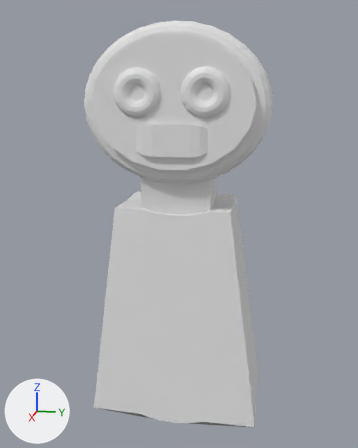
Renders of the FBX model Assets/Robot.fbx from each side of a commit.
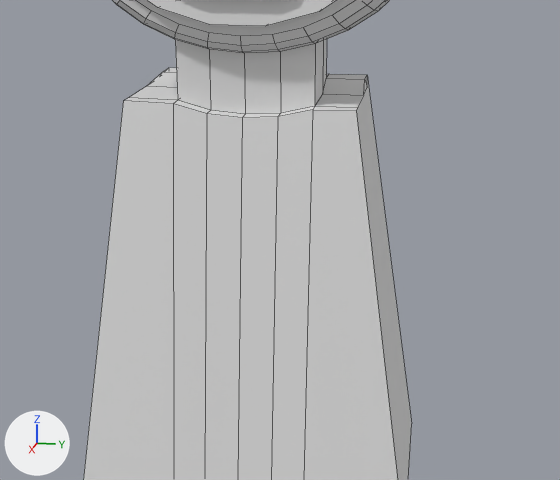
There are two pictures of each version: one whole from a camera (50 mm lens) standing at (6.57, 1.31, 5.18) and looking at (-0.23, -0.05, 3.47), one close up on the part from 15% to 93% of the width and 35% to 88% of the height. Arrows for +X, +Y and +Z are at lower left; the lights stay in place. The close-ups show mesh edges as thin lines. Where no turn or scale is listed for an object, it has been applied to the vertices.
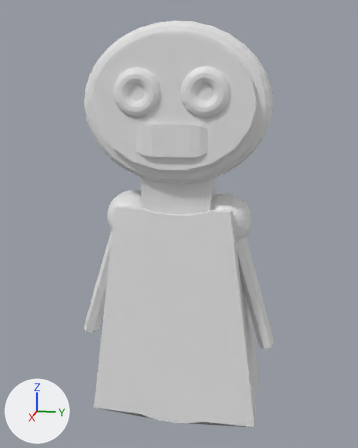
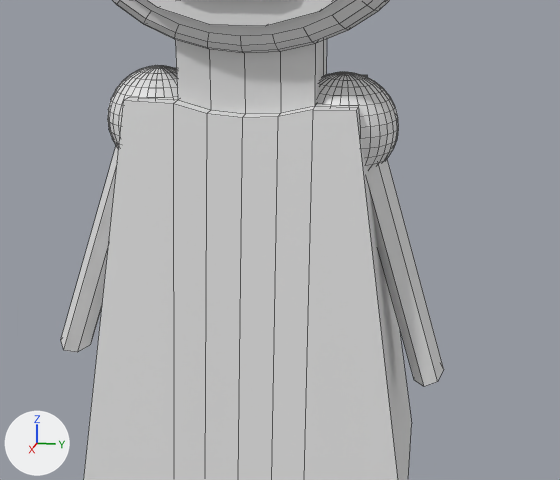
Where the change shows, as pixel boxes (x1, y1, x2, y2) in the close-ups (560 x 480 px):
'Cylinder.003', added
    after: (367, 160, 444, 386)
'Cylinder.002', added
    after: (61, 146, 118, 352)
'Sphere.001', added
    after: (317, 72, 398, 169)
'Sphere', added
    after: (108, 65, 177, 148)

Patch to the scene script:
```diff
--- a/Assets/Robot.fbx.py
+++ b/Assets/Robot.fbx.py
@@ me_sphere @@
+me_sphere.from_pydata(...)  # a UV sphere (32 segments, 16 rings, poles along z) spanning x -0.37..0.37, y -0.37..0.37, z -0.37..0.37
@@ me_cylinder_003 @@
+me_cylinder_003.from_pydata(...)  # 14 vertices, 9 faces; spans x -0.21..0.21, y -0.38..0.39, z -0.99..0.99
@@ me_cylinder_002 @@
+me_cylinder_002.from_pydata(...)  # 14 vertices, 9 faces; spans x -0.21..0.21, y -0.4..0.41, z -0.99..0.98
@@ ob_sphere @@
+ob_sphere = bpy.data.objects.new('Sphere', me_sphere)
+ob_sphere.location = (-0.094, -0.689, 3.594)
@@ ob_cylinder_003 @@
+ob_cylinder_003 = bpy.data.objects.new('Cylinder.003', me_cylinder_003)
+ob_cylinder_003.location = (-0.094, 0.983, 2.774)
@@ ob_sphere_001 @@
+ob_sphere_001 = bpy.data.objects.new('Sphere.001', me_sphere.copy())
+ob_sphere_001.location = (-0.094, 0.621, 3.594)
@@ ob_cylinder_002 @@
+ob_cylinder_002 = bpy.data.objects.new('Cylinder.002', me_cylinder_002)
+ob_cylinder_002.location = (-0.094, -1.084, 2.774)
```
